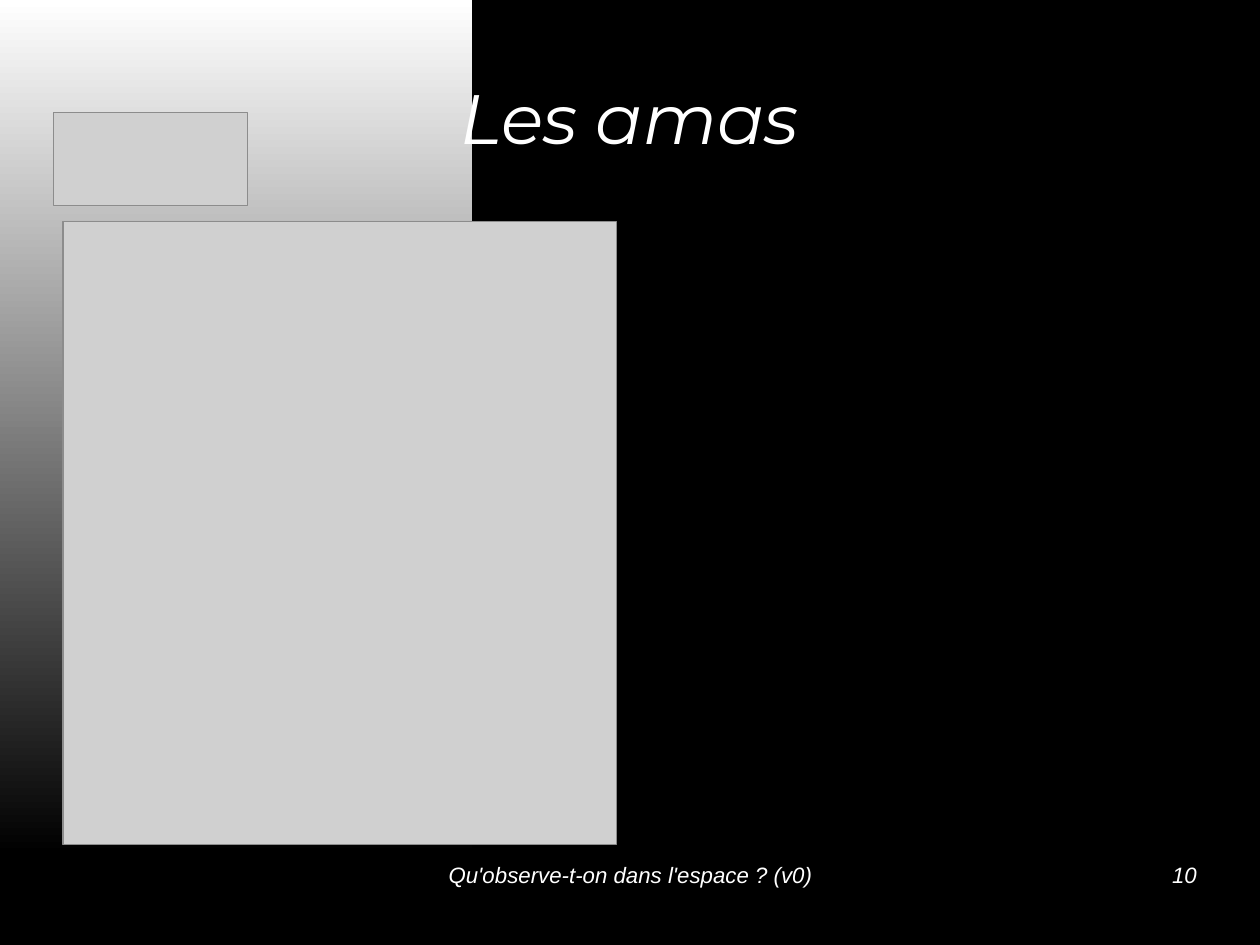
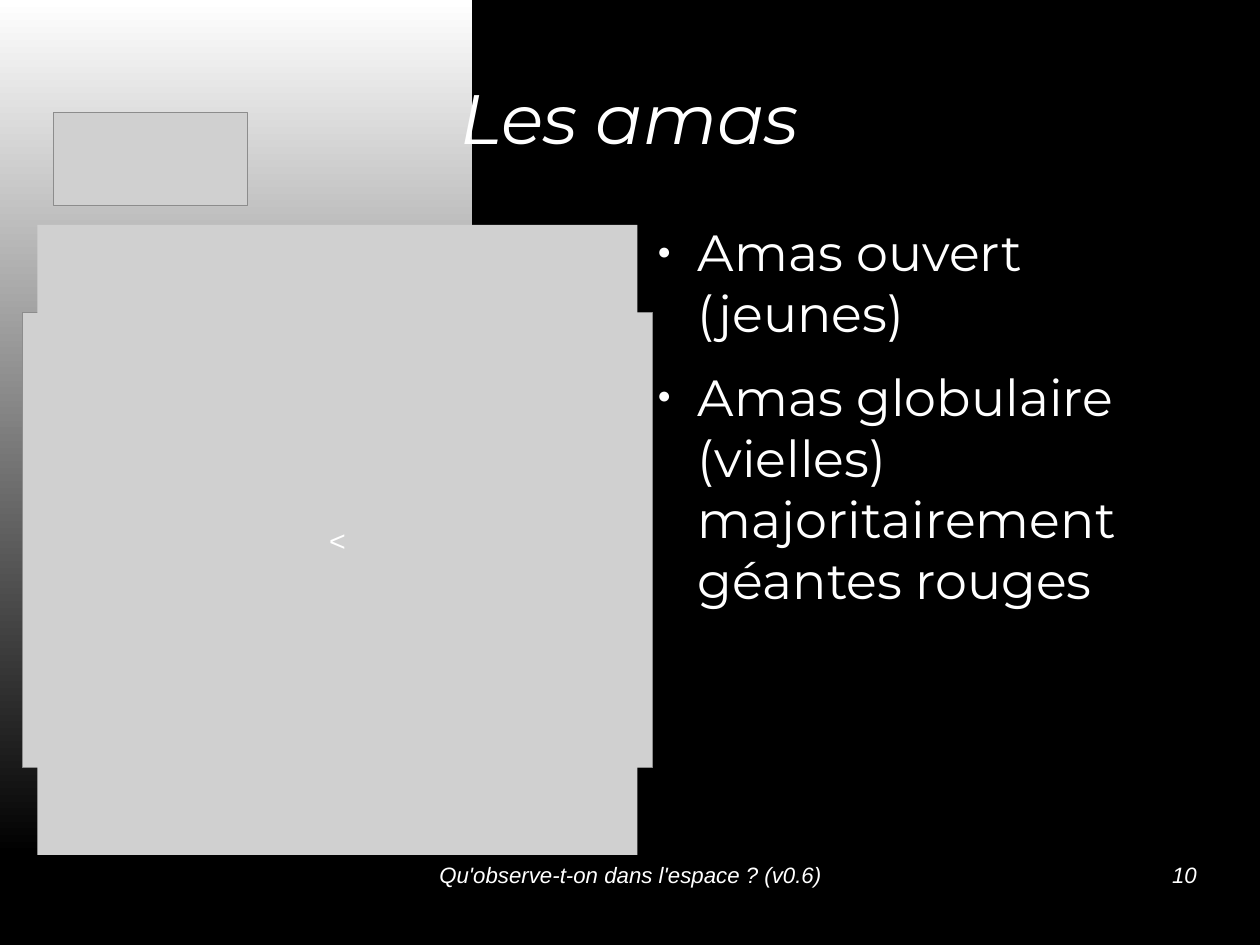
Before and after one commit to jcarnu/qf-astro, a slide deck: slide 10 of Ressources/Presentations/Qu_observe-t-on_dans_l_espace.odp. Drawn at 1260x945 pixels with LibreOffice and Linux fonts; fonts in the diff are those of the drawing; grey boxes stand for pictures; background and template pictures are left out. Boxes give left, top, right and bottom in pixels: in the first picture for what was removed or moved away, otherwise in the second. Text is boxed around its words. In the diff, an @@ line names an element or a change of style, - is before the commit and + after.

Commit message:
Ajout des galaxies, amas, étoiles (texte uniquement) amas et crédits

```diff
--- a/Ressources/Presentations/Qu_observe-t-on_dans_l_espace.odp
+++ b/Ressources/Presentations/Qu_observe-t-on_dans_l_espace.odp
@@ text in picture at [38, 225, 638, 855]: text added @@
+<
@@ picture "<": place and size @@
-picture "<" at [63, 221, 616, 845]
+picture "<" at [38, 225, 638, 855]
@@ text added at [698, 235, 1116, 609], 32 pt, text #FFFFFF @@
+● Amas ouvert (jeunes)
+● Amas globulaire (vielles) majoritairement géantes rouges
@@ picture added at [23, 313, 653, 768] @@
@@ text at [439, 867, 821, 888]: text changed @@
-Qu'observe-t-on dans l'espace ? (v0)
+Qu'observe-t-on dans l'espace ? (v0.6)
```
Also in this commit, not shown: 13 other slides changed, 1 slide added.
